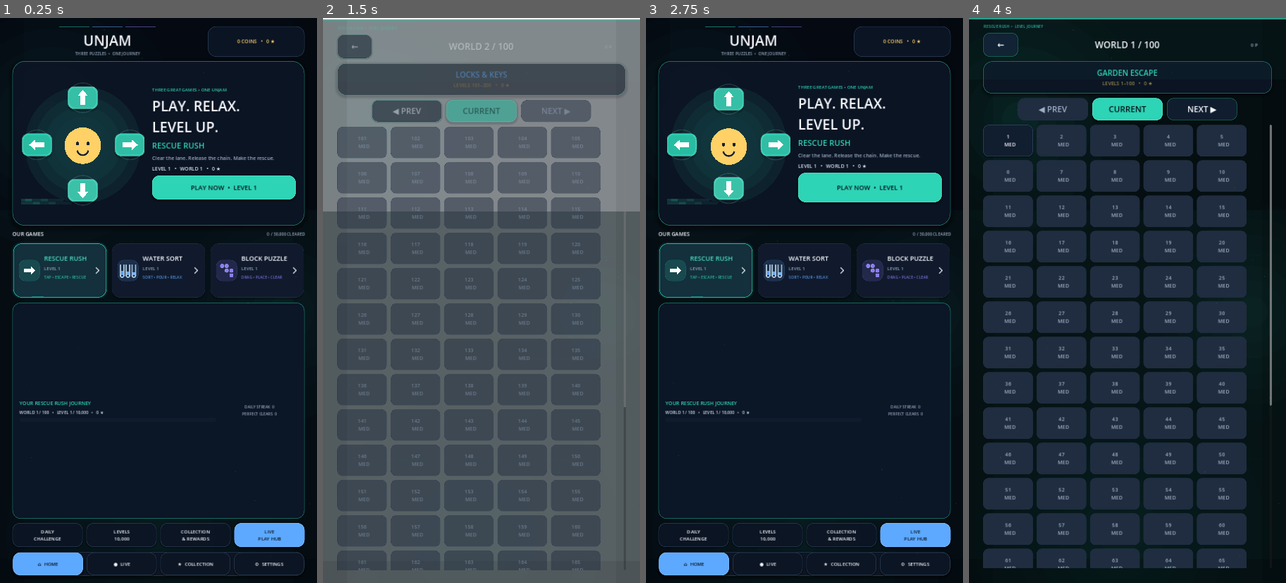
Above: before the commit, frames 1-4 (left to right).
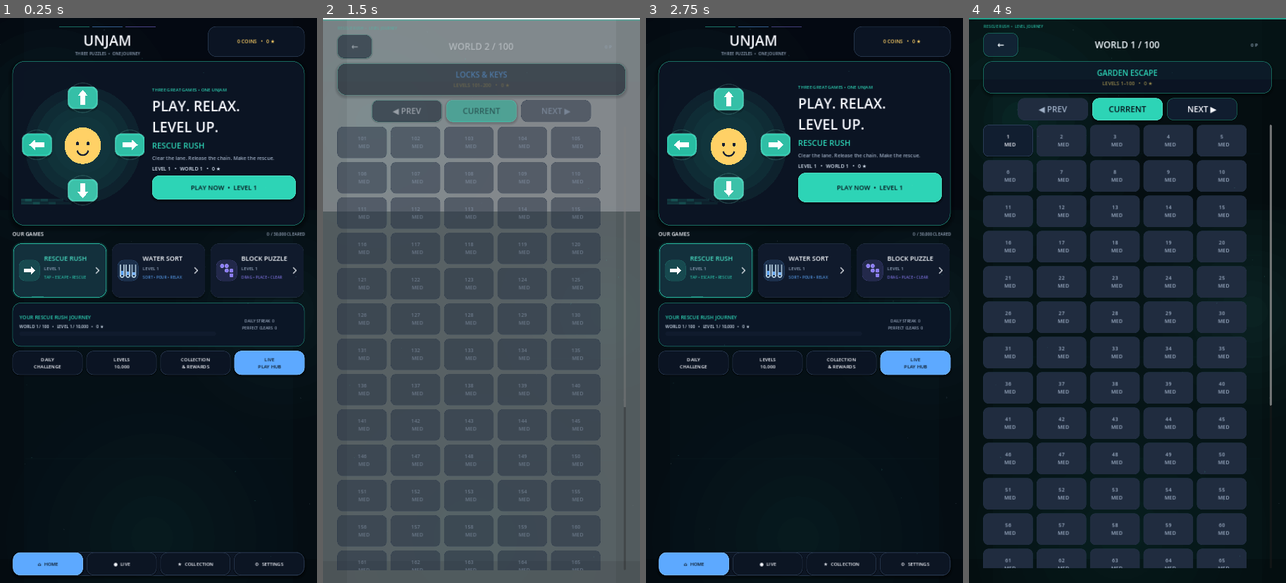
Above: after the commit, the same moments.

Repository: eghosa001/unjam
Game: Godot game, scene res://scenes/Main.tscn
Two runs of this game, one before a commit and one after it. Both use one fixed random seed, a clock stepped at 60 frames per second and the inputs below.
Inputs:
- Up to frame 1 (0.25 s): no input
- Up to frame 2 (1.5 s): click "PLAY NOW • LEVEL 1" at 0.5 s; click "NEXT ▶" at 1.25 s
- Up to frame 3 (2.75 s): click "←" at 2 s
- Up to frame 4 (4 s): click "PLAY NOW • LEVEL 1" at 2.75 s; click "◀ PREV" at 3.5 s

The runs differ from the first frame. In frame 1, 3.8% of the frame differs, in the area x 3-97%, y 52-94%; in frame 2, nothing differs; in frame 3, 3.8%; in frame 4, nothing differs.

Commit message:
Tighten premium home journey layout

Diff:
--- a/scripts/ui/home_ux_patch.gd
+++ b/scripts/ui/home_ux_patch.gd
@@ -76,8 +76,8 @@
 
 	var panel := PanelContainer.new()
 	panel.name = "JourneyFill"
-	panel.custom_minimum_size = Vector2(0, 118)
-	panel.size_flags_vertical = Control.SIZE_EXPAND_FILL
+	panel.custom_minimum_size = Vector2(0, 150)
+	panel.size_flags_vertical = Control.SIZE_SHRINK_CENTER
 	panel.add_theme_stylebox_override("panel", _box(card_color, 28, Color(accent, 0.42), 2))
 	var margin := MarginContainer.new()
 	margin.add_theme_constant_override("margin_left", 22)
